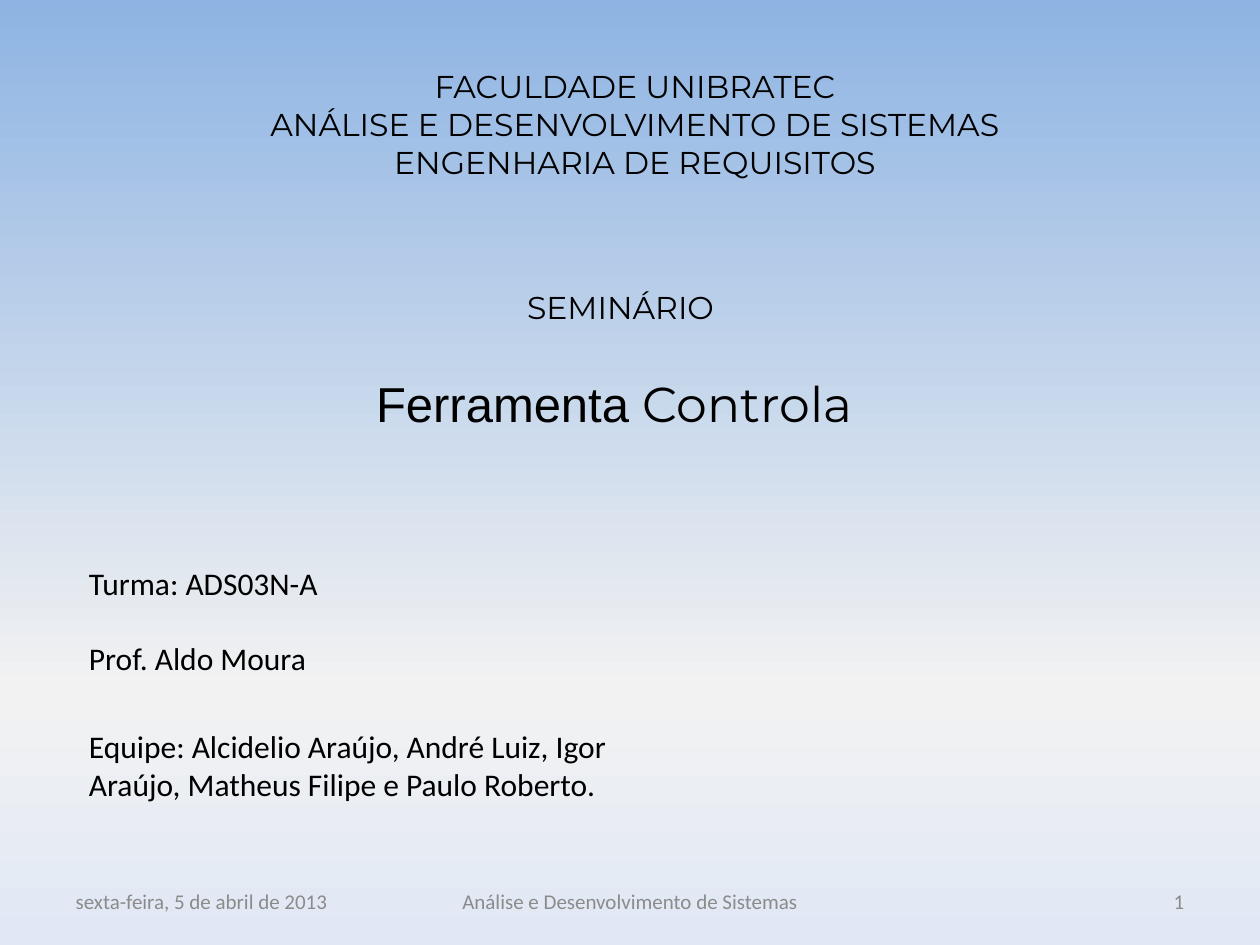
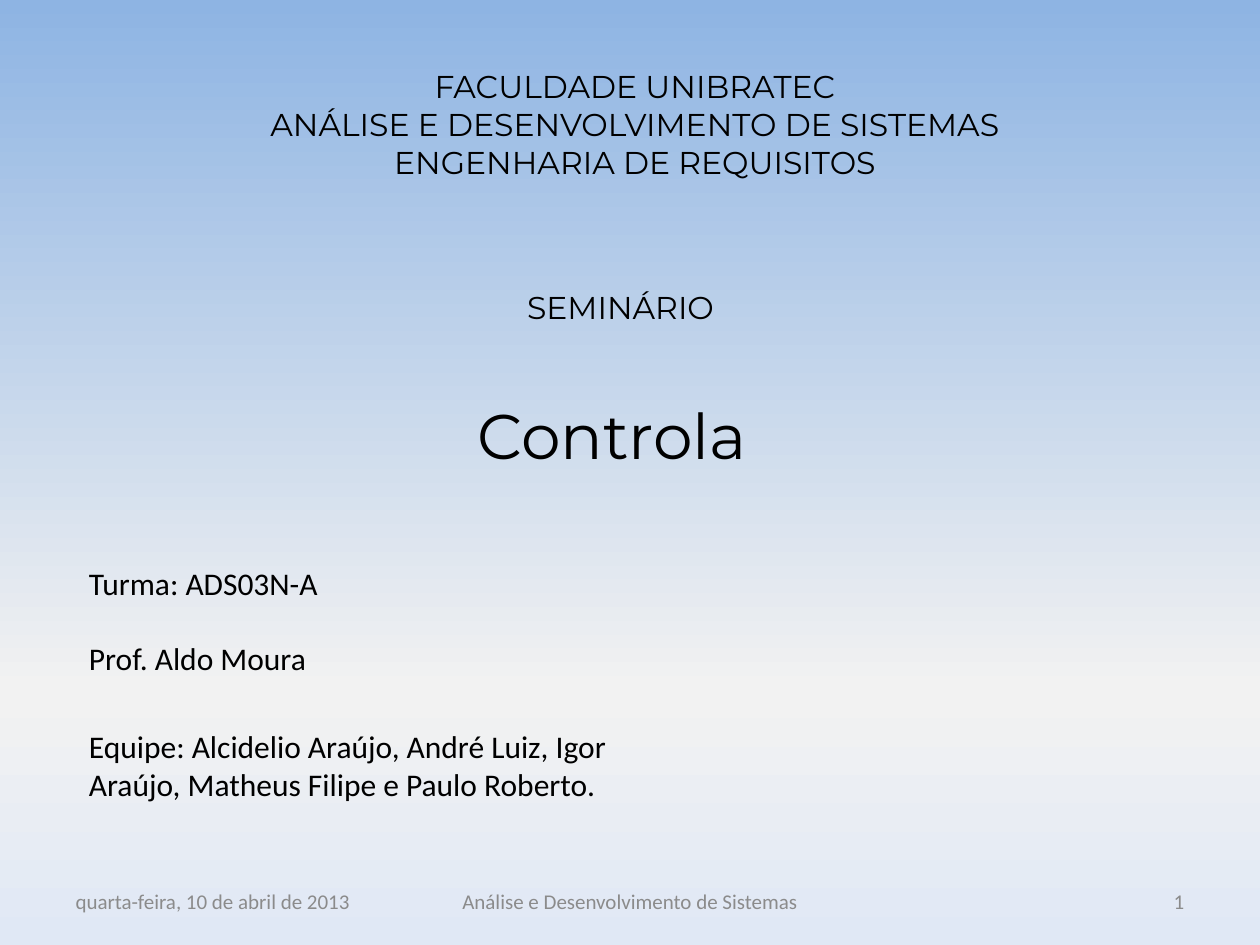
Before and after one commit to andreluizst/ads03na-academia, a slide deck: slide 1 of ENR/ENR_ApresentaçãoControla.pptx. Drawn at 1260x945 pixels with LibreOffice and Linux fonts; fonts in the diff are those of the drawing; background and template pictures are left out. Boxes give left, top, right and bottom in pixels: in the first picture for what was removed or moved away, otherwise in the second. Text is boxed around its words. In the diff, an @@ line names an element or a change of style, - is before the commit and + after.

```diff
--- a/ENR/ENR_ApresentaçãoControla.pptx
+++ b/ENR/ENR_ApresentaçãoControla.pptx
@@ text at box(477, 412, 747, 460): text changed; size 28 to 36 pt; font Arial to Montserrat @@
-Ferramenta Controla
+Controla
@@ text at box(76, 894, 349, 913): text changed @@
-sexta-feira, 5 de abril de 2013
+quarta-feira, 10 de abril de 2013
```
Also in this commit, not shown: 4 other slides changed, 1 slide removed.
